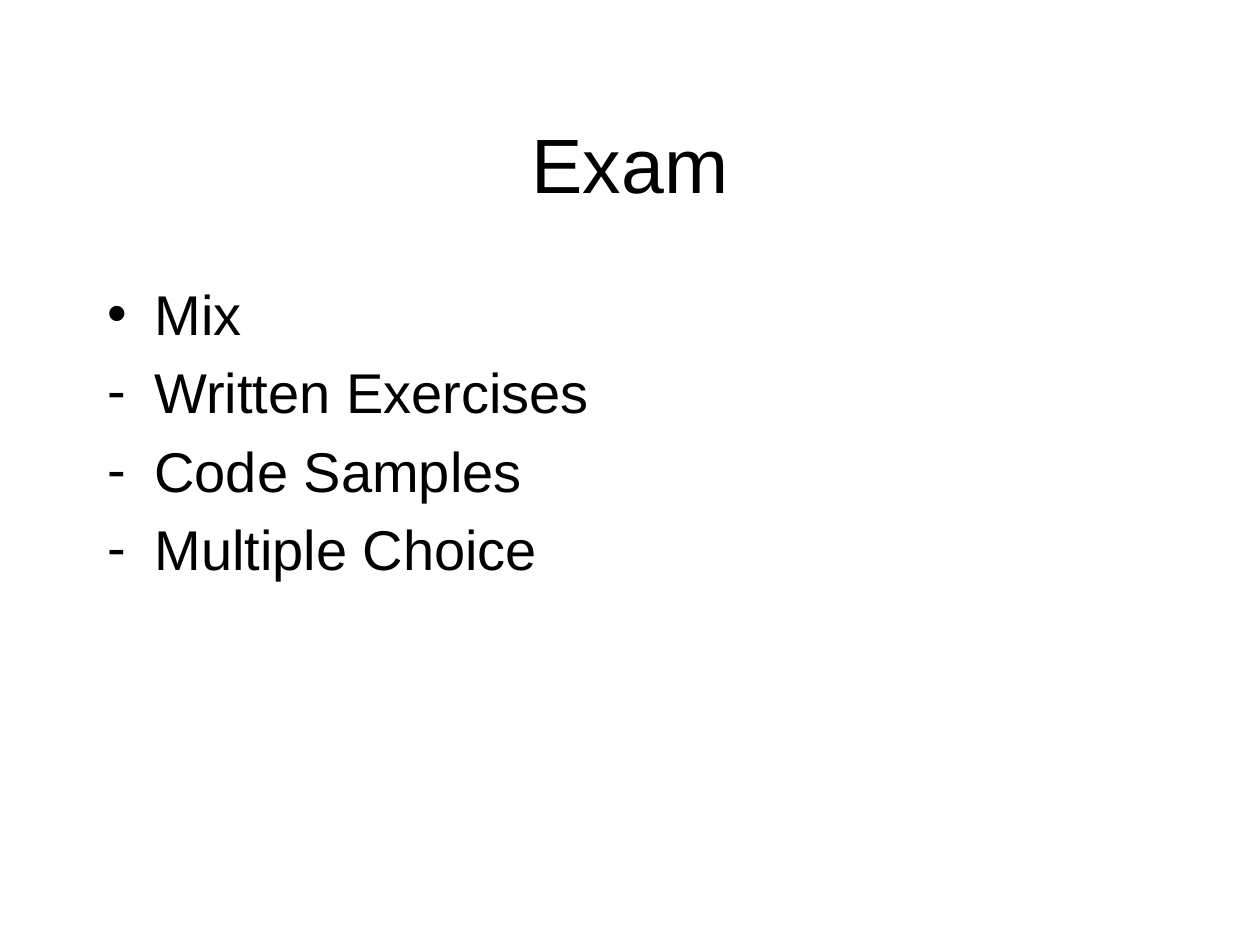
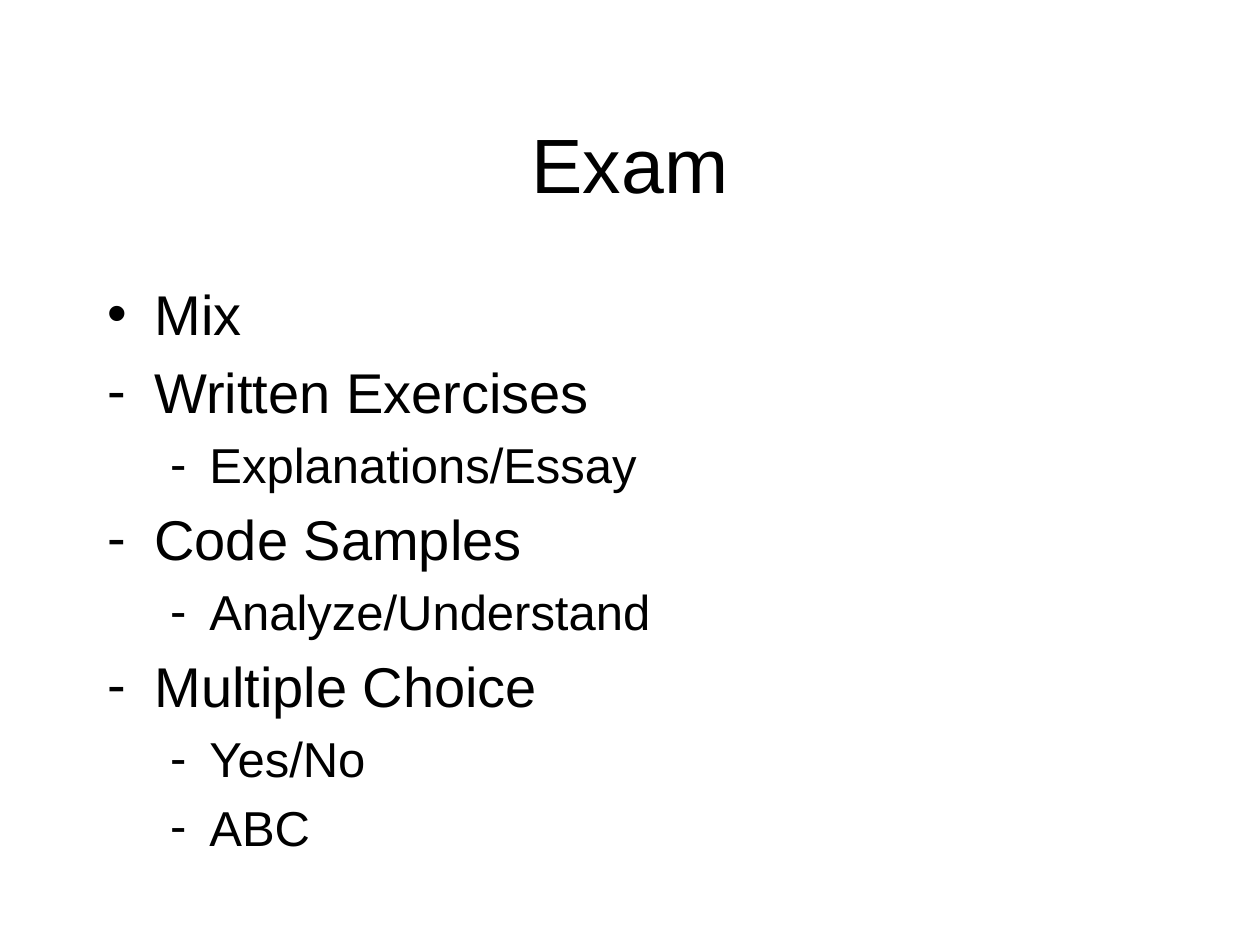
Before and after one commit to octaviordz/zjnu2017.github.io, a slide deck: slide 6 of OOP/lectures/120--Network.Programming.pptx (slide 5 before the commit). Drawn at 1260x945 pixels with LibreOffice and Linux fonts; fonts in the diff are those of the drawing. Boxes give left, top, right and bottom in pixels: in the first picture for what was removed or moved away, otherwise in the second. Text is boxed around its words. In the diff, an @@ line names an element or a change of style, - is before the commit and + after.

```diff
--- a/OOP/lectures/120--Network.Programming.pptx
+++ b/OOP/lectures/120--Network.Programming.pptx
@@ text at <box>209,447,636,493</box>: paragraph added @@
+  – Explanations/Essay
@@ text at <box>209,594,650,640</box>: paragraph added @@
+  – Analyze/Understand
@@ text at <box>209,741,365,847</box>: paragraphs added @@
+  – Yes/No
+  – ABC
```
Also in this commit, not shown: 1 other slide changed, 17 slides added, 2 other files.
